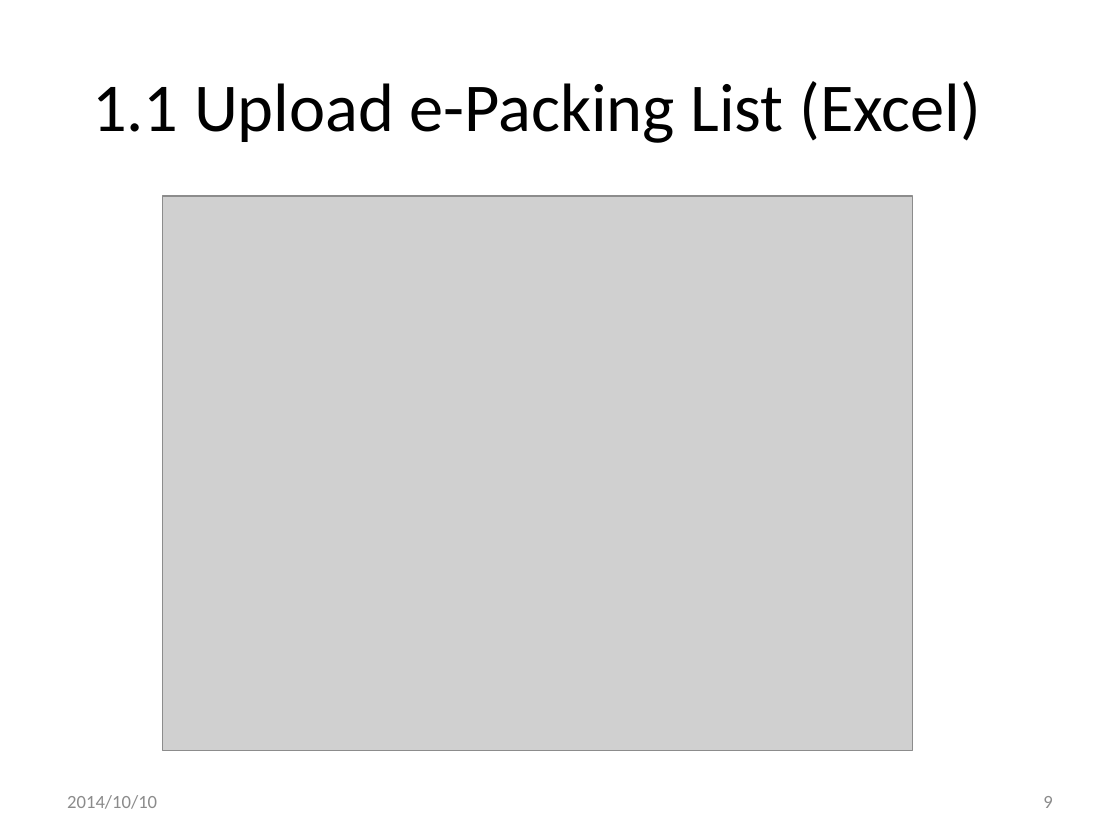
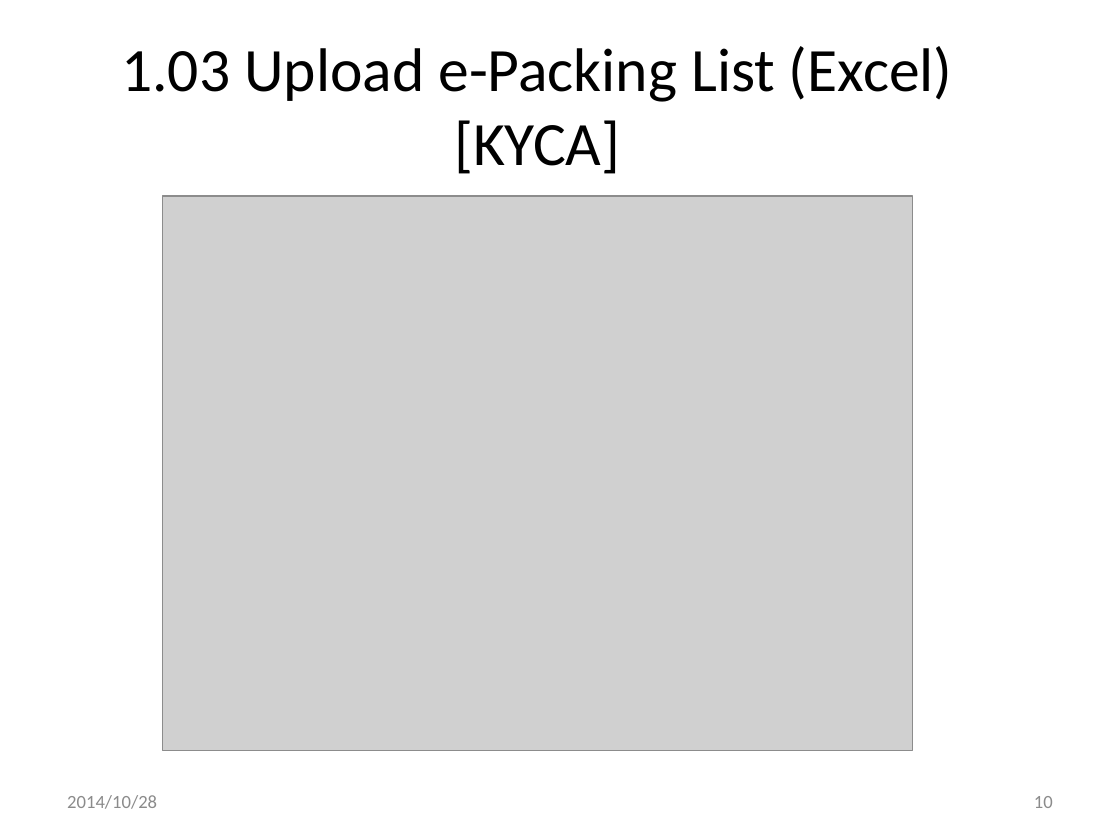
Before and after one commit to xlgwr/pie, a slide deck: slide 10 of FrmPIE/0PackingInformationEntry.pptx (slide 9 before the commit). Drawn at 1120x840 pixels with LibreOffice and Linux fonts; fonts in the diff are those of the drawing; grey boxes stand for pictures; background and template pictures are left out. Boxes give left, top, right and bottom in pixels: in the first picture for what was removed or moved away, otherwise in the second. Text is boxed around its words. In the diff, an @@ line names an element or a change of style, - is before the commit and + after.

Commit message:
update help 0PackingInformationEntry

```diff
--- a/FrmPIE/0PackingInformationEntry.pptx
+++ b/FrmPIE/0PackingInformationEntry.pptx
@@ title at (x1=121, y1=46, x2=952, y2=174): text changed; size 44 to 39.6 pt @@
-1.1 Upload e-Packing List (Excel)
+1.03 Upload e-Packing List (Excel)[KYCA]
@@ text at (x1=67, y1=795, x2=157, y2=809): text changed @@
-2014/10/10
+2014/10/28
@@ page number at (x1=1034, y1=796, x2=1053, y2=808): text changed @@
-9
+10
```
Also in this commit, not shown: 18 other slides changed, 4 slides added, 2 other files.
